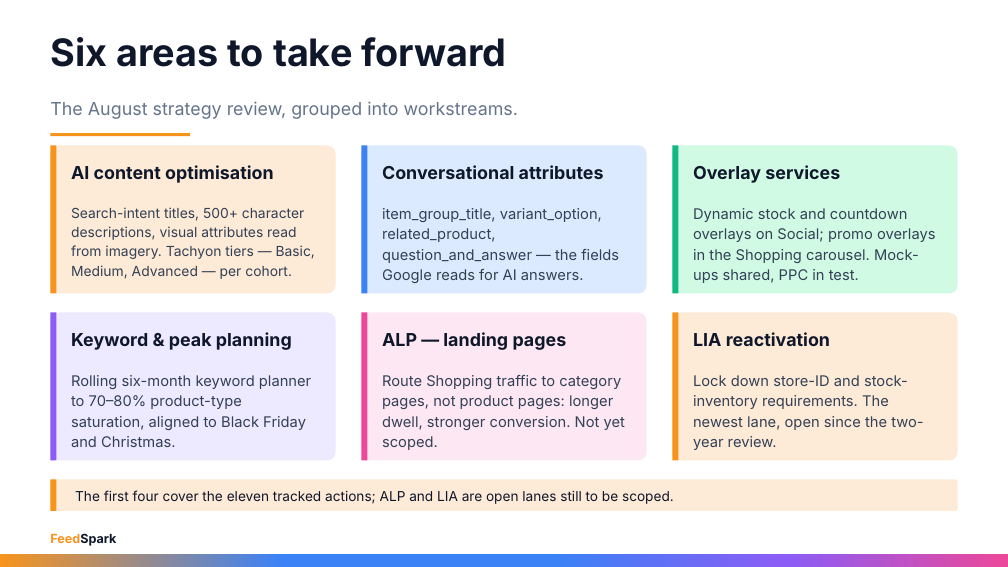
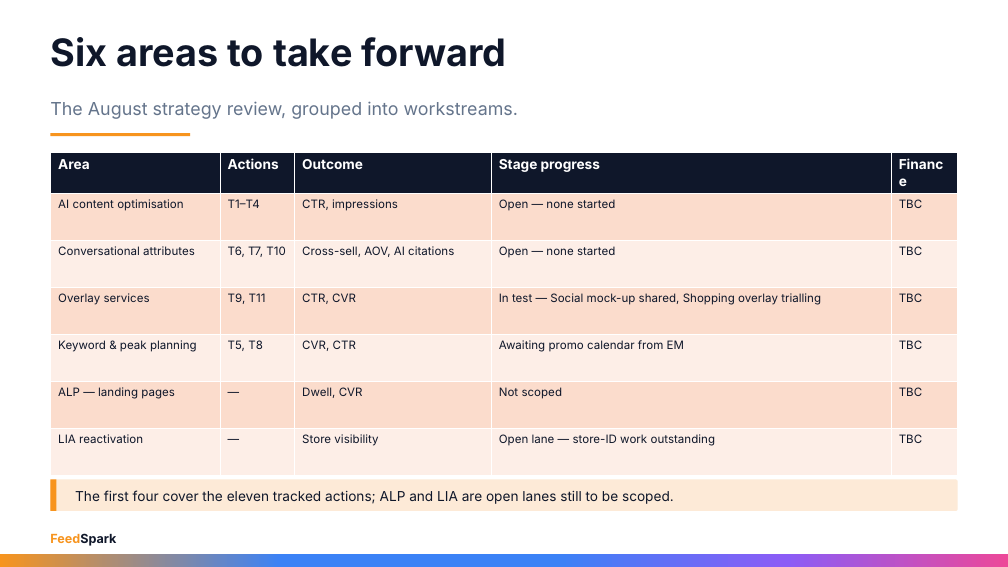
Before and after one commit to rayvtt/feedspark, a slide deck: slide 1 of docs/materials/Superdry_SVS_Optimisation_Areas.pptx. Drawn at 1008x567 pixels with LibreOffice and Linux fonts; fonts in the diff are those of the drawing. Boxes give left, top, right and bottom in pixels: in the first picture for what was removed or moved away, otherwise in the second. Text is boxed around its words. In the diff, an @@ line names an element or a change of style, - is before the commit and + after.

```diff
--- a/docs/materials/Superdry_SVS_Optimisation_Areas.pptx
+++ b/docs/materials/Superdry_SVS_Optimisation_Areas.pptx
@@ rounded rectangle removed at [51,145,336,293] @@
@@ rectangle removed at [51,145,57,293] @@
@@ rounded rectangle removed at [361,145,647,293] @@
@@ rectangle removed at [361,145,368,293] @@
@@ rounded rectangle removed at [672,145,957,293] @@
@@ rectangle removed at [672,145,678,293] @@
@@ table added at [51,153,958,467], 7 rows, 5 columns @@
+Area | Actions | Outcome | Stage progress | Finance
+AI content optimisation | T1–T4 | CTR, impressions | Open — none started | TBC
+Conversational attributes | T6, T7, T10 | Cross-sell, AOV, AI citations | Open — none started | TBC
+Overlay services | T9, T11 | CTR, CVR | In test — Social mock-up shared, Shopping overlay trialling | TBC
+Keyword & peak planning | T5, T8 | CVR, CTR | Awaiting promo calendar from EM | TBC
+ALP — landing pages | — | Dwell, CVR | Not scoped | TBC
+LIA reactivation | — | Store visibility | Open lane — store-ID work outstanding | TBC
@@ text removed at [71,165,274,183] @@
-AI content optimisation
@@ text removed at [382,165,604,179] @@
-Conversational attributes
@@ text removed at [693,165,840,183] @@
-Overlay services
@@ text removed at [71,207,315,279] @@
-Search-intent titles, 500+ character descriptions, visual attributes read from imagery. Tachyon tiers — Basic, Medium, Advanced — per cohort.
@@ text removed at [382,208,619,283] @@
-item_group_title, variant_option, related_product, question_and_answer — the fields Google reads for AI answers.
@@ text removed at [693,208,936,283] @@
-Dynamic stock and countdown overlays on Social; promo overlays in the Shopping carousel. Mock-ups shared, PPC in test.
@@ rounded rectangle removed at [51,312,336,461] @@
@@ rectangle removed at [51,312,57,461] @@
@@ rounded rectangle removed at [361,312,647,461] @@
@@ rectangle removed at [361,312,368,461] @@
@@ rounded rectangle removed at [672,312,957,461] @@
@@ rectangle removed at [672,312,678,461] @@
@@ text removed at [71,332,292,350] @@
-Keyword & peak planning
@@ text removed at [382,332,567,350] @@
-ALP — landing pages
@@ text removed at [693,332,830,346] @@
-LIA reactivation
@@ text removed at [71,375,311,447] @@
-Rolling six-month keyword planner to 70–80% product-type saturation, aligned to Black Friday and Christmas.
@@ text removed at [382,375,625,450] @@
-Route Shopping traffic to category pages, not product pages: longer dwell, stronger conversion. Not yet scoped.
@@ text removed at [693,375,923,450] @@
-Lock down store-ID and stock-inventory requirements. The newest lane, open since the two-year review.
```
Also in this commit, not shown: 1 other file.
